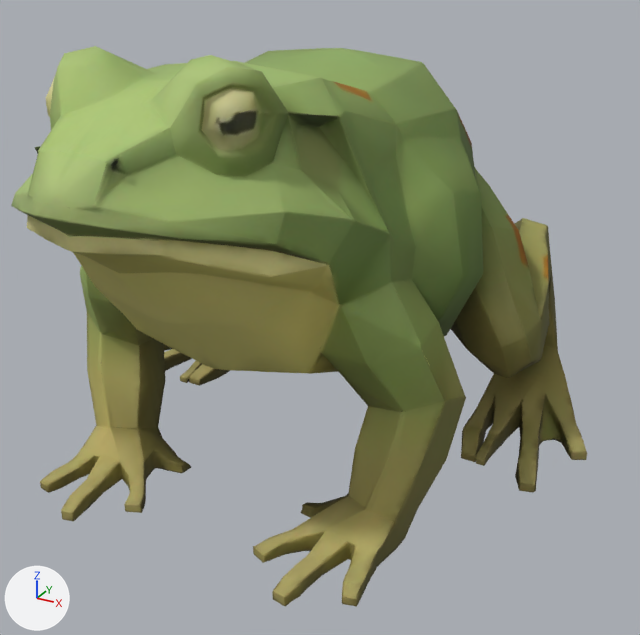
An edit to the glTF model assets/creatures/bullfrog/model.glb, drawn before and after from the same camera.
The view is the same before and after, from a 50 mm camera at (0.146, -0.272, 0.178) aimed at (0.008, -0.02, 0.052). The axes (+X, +Y, +Z) are drawn at lower left. The lights are the same throughout. The older version comes first. Both versions are drawn at frame 20 of the action 'attack'; the numbers are the values there. Vertices at exactly the same position are counted once.

In view in the first picture: 'tripo_node_f51fd95f-0693-4197-8856-676155a48c82'.
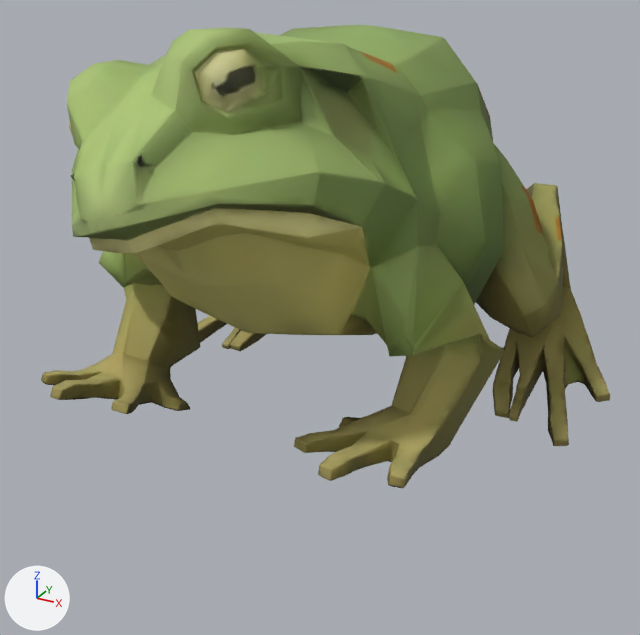
What differs and where, as boxes [x1, y1, x2, y2] in the pictures (640 x 635 px; the box of a moved part takes in the faces that stretch with it):
'tripo_node_f51fd95f-0693-4197-8856-676155a48c82', reshaped, moved (17% shorter)
    before: [11, 46, 587, 607]
    after: [41, 25, 610, 488]
part 1 of me_tripo_mesh_f51fd95f_0693_4197_8856_676155a48c82, moved or reshaped
    before: [111, 158, 119, 169]
    after: [137, 154, 142, 166]
part 2 of me_tripo_mesh_f51fd95f_0693_4197_8856_676155a48c82, moved or reshaped
    before: [11, 46, 587, 607]
    after: [41, 25, 610, 488]

The change in detail:
me_tripo_mesh_f51fd95f_0693_4197_8856_676155a48c82 is used by ob_tripo_node_f51fd95f_0693_4197_8856_676155a48c82; location (-0.0004, -0.0199, 0.0); rotation (0.0, 0.0, -1.571), in degrees (0, 0, -90); scale (0.227, 0.227, 0.227).
me_tripo_mesh_f51fd95f_0693_4197_8856_676155a48c82 had 3886 vertices, 7756 faces and spanned x -0.5..0.5, y -0.435..0.435, z 0.0..0.661.
me_tripo_mesh_f51fd95f_0693_4197_8856_676155a48c82 now has 3886 vertices, 7756 faces and spans x -0.426..0.572, y -0.433..0.433, z 0.0..0.683.
me_tripo_mesh_f51fd95f_0693_4197_8856_676155a48c82 part 1: the loose piece of 156 vertices spanning x 0.445..0.453, y 0.032..0.054, z 0.552..0.575 is multiplied about its middle by the matrix ((0.973, 0.006, 0.227), (0.066, 0.947, -0.31), (-0.217, 0.317, 0.922)), then moved by (0.083, -0.02, -0.015).
me_tripo_mesh_f51fd95f_0693_4197_8856_676155a48c82 part 2: 3574 of 3886 vertices moved; they spanned x -0.5..0.5, y -0.435..0.435, z 0.0..0.661 and now span x -0.426..0.572, y -0.433..0.433, z 0.0..0.683; mean shift (0.055, -0.002, 0.054); largest move (0.363, -0.167, 0.006) -> (0.461, -0.217, 0.168).
Other edits to the shape of me_tripo_mesh_f51fd95f_0693_4197_8856_676155a48c82 do not show in these pictures.
Object 'tripo_node_f51fd95f-0693-4197-8856-676155a48c82' (ob_tripo_node_f51fd95f_0693_4197_8856_676155a48c82) moves from (-0.0004, -0.0199, 0.0) to (0.0, 0.0135, 0.0).
